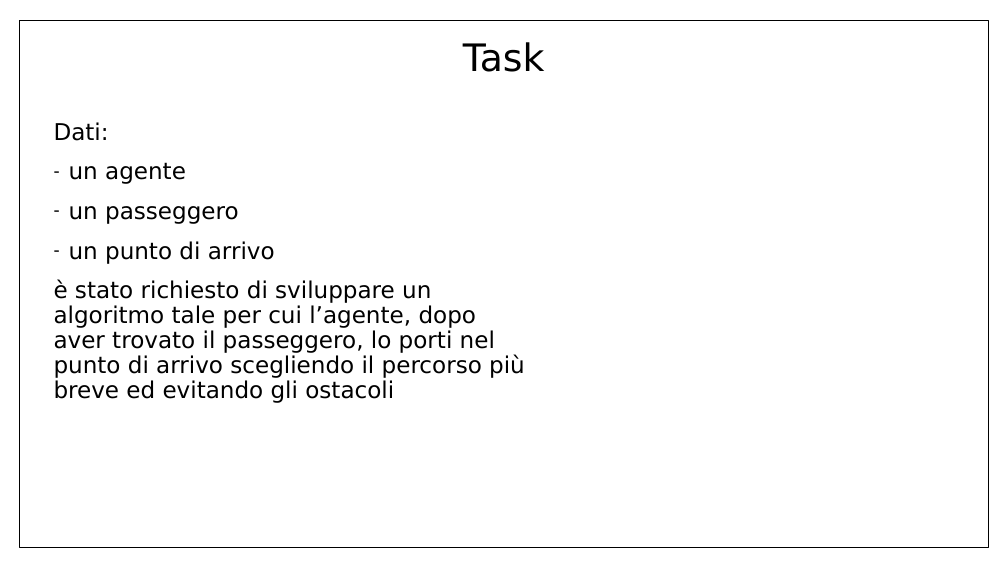
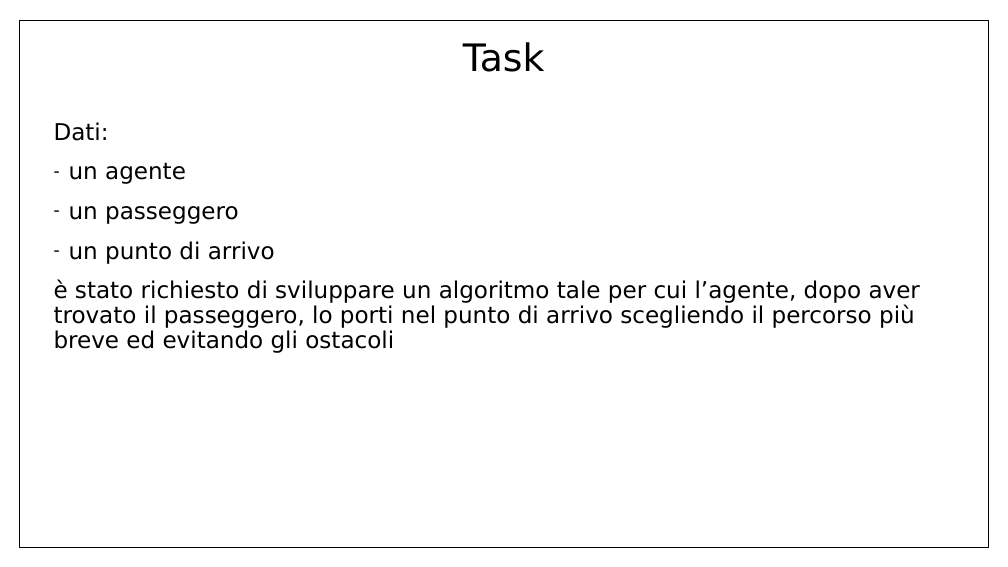
Before and after one commit to Ale1991/IntelligentSystemsLab, a slide deck: slide 2 of Presentazione_RLBrain.pptx. Drawn at 1008x567 pixels with LibreOffice and Linux fonts; fonts in the diff are those of the drawing. Boxes give left, top, right and bottom in pixels: in the first picture for what was removed or moved away, otherwise in the second. Text is boxed around its words. In the diff, an @@ line names an element or a change of style, - is before the commit and + after.

```diff
--- a/Presentazione_RLBrain.pptx
+++ b/Presentazione_RLBrain.pptx
@@ text "Dati:" rewrapped from bbox=[54, 122, 525, 403] to bbox=[54, 122, 920, 353] @@
```
Also in this commit, not shown: 5 other slides changed, 6 slides added, 2 slides removed.
